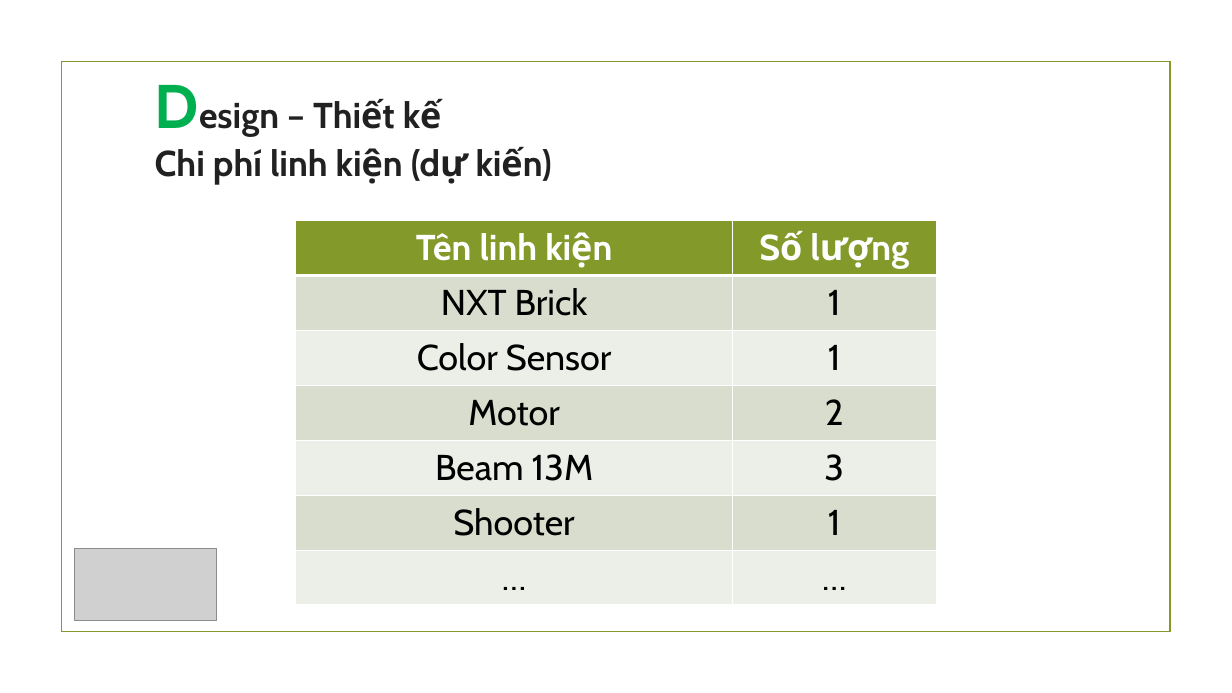
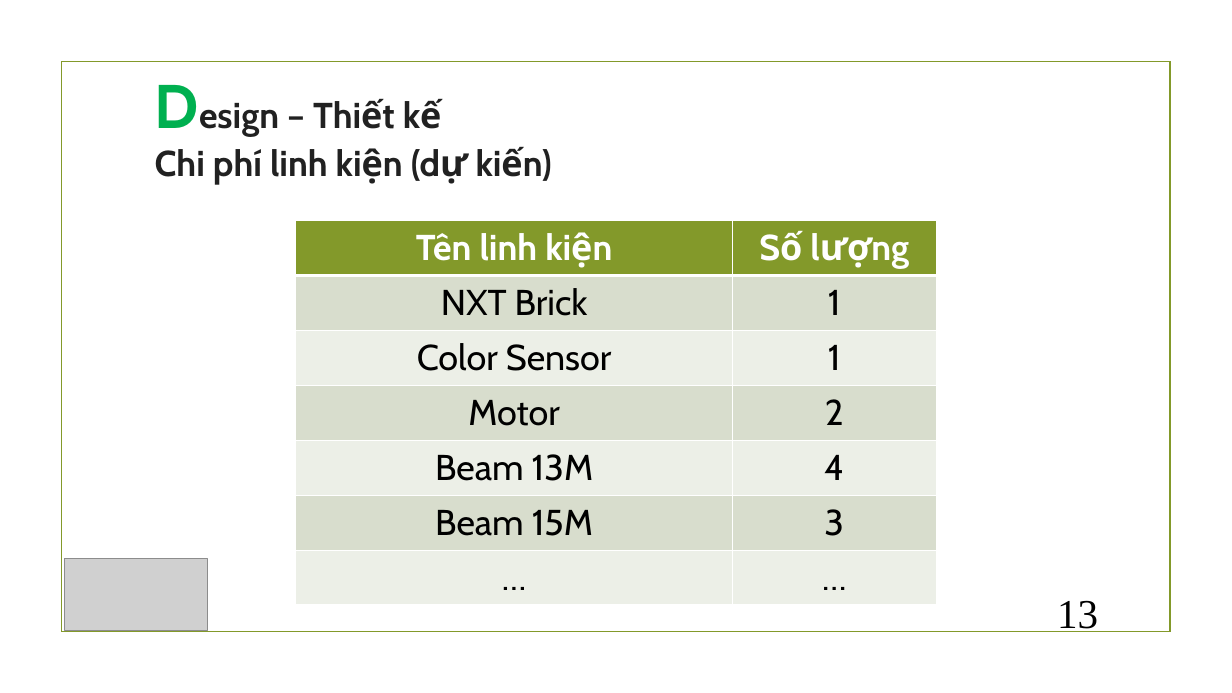
Before and after one commit to thinnguyen625/Project_lego, a slide deck: slide 13 of Presentation.pptx (slide 12 before the commit). Drawn at 1232x693 pixels with LibreOffice and Linux fonts; fonts in the diff are those of the drawing; grey boxes stand for pictures; background and template pictures are left out. Boxes give left, top, right and bottom in pixels: in the first picture for what was removed or moved away, otherwise in the second. Text is boxed around its words. In the diff, an @@ line names an element or a change of style, - is before the commit and + after.

```diff
--- a/Presentation.pptx
+++ b/Presentation.pptx
@@ table at [296,221,935,602] @@
-row 5, column 2: 3
+row 5, column 2: 4
-row 6, column 1: Shooter
+row 6, column 1: Beam 15M
-row 6, column 2: 1
+row 6, column 2: 3
@@ picture: place and size @@
-picture at [74,549,217,620]
+picture at [65,559,208,630]
@@ page number added at [1057,600,1098,632], 32 pt, text #000000 @@
+13
```
Also in this commit, not shown: 14 other slides changed, 2 slides added, 1 other file.
